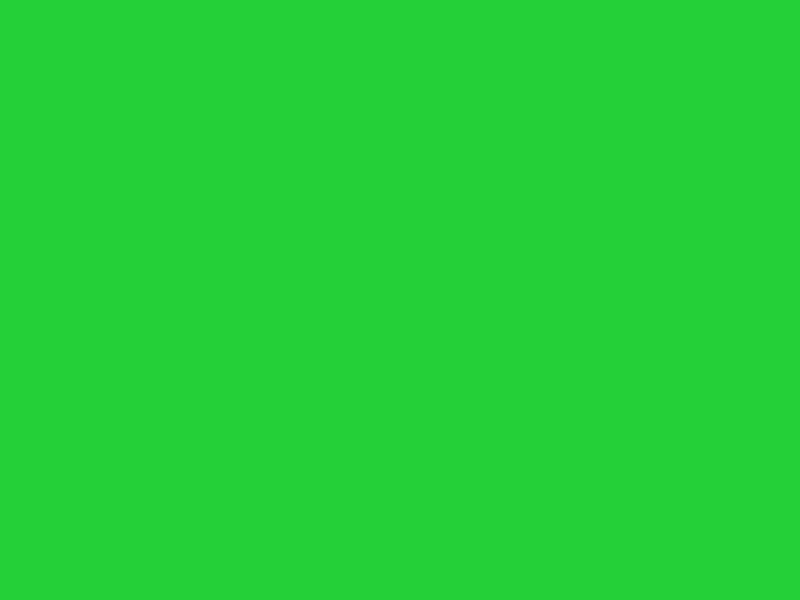
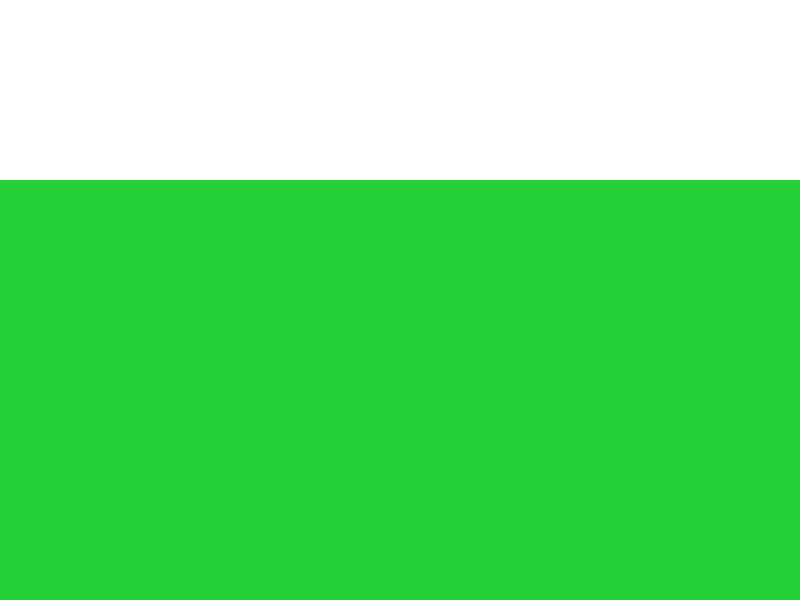
Layered file, before and after one edit (800x600). Changes by layer:
painted on "Background" over bbox(0, 0, 800, 180)
